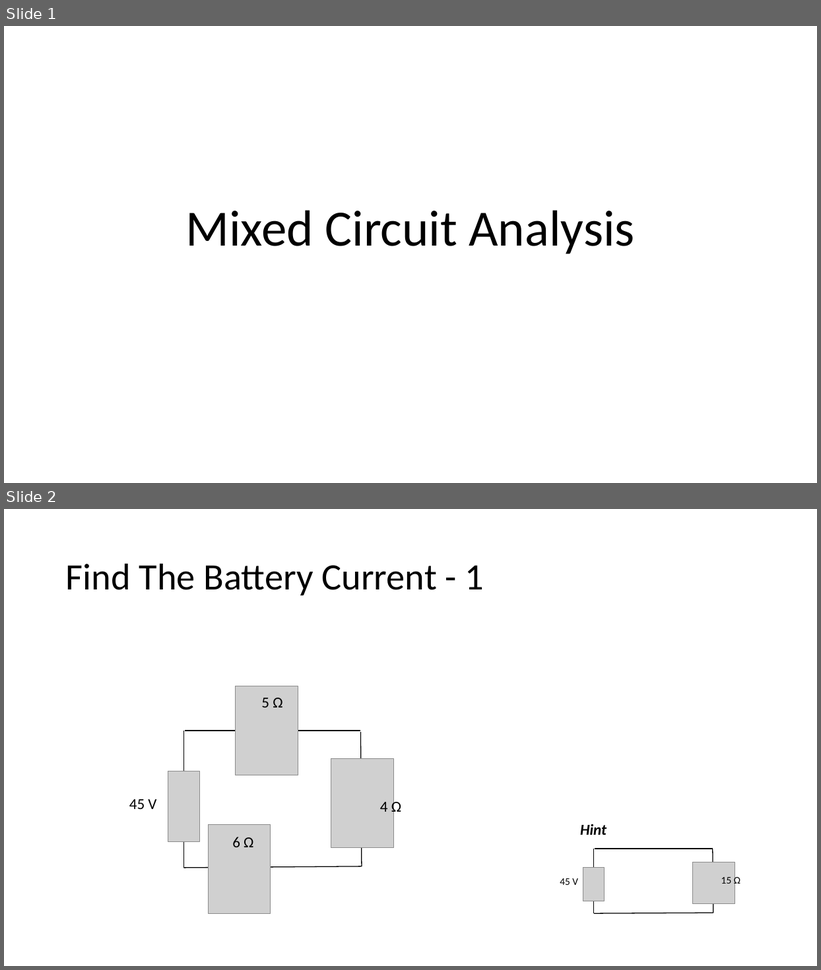
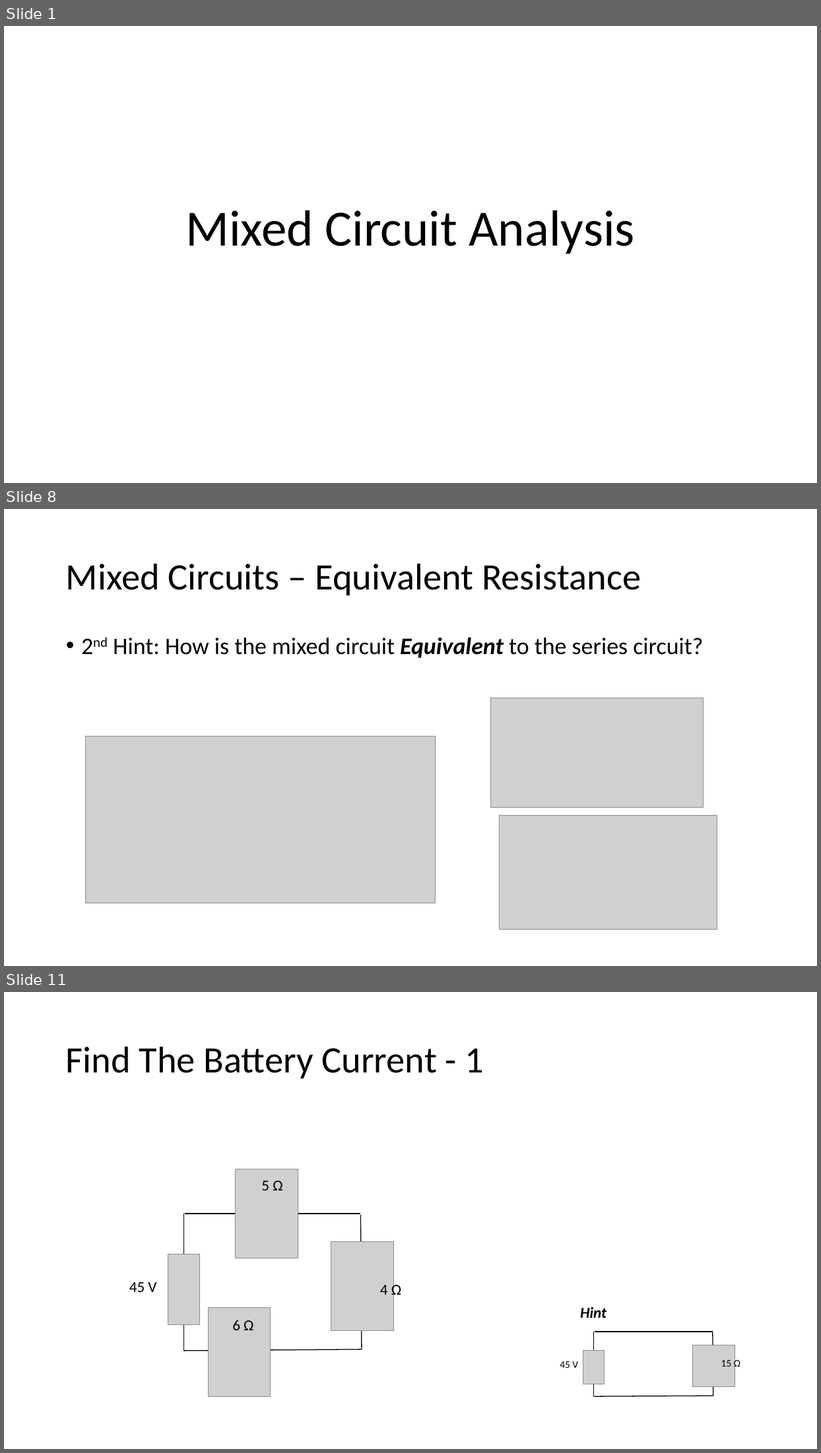
Before and after one commit to Greg5519/SPH3U0, a slide deck: Unit 2 Electricity and Magnetism/Day 05 Mixed Circuit Analysis/Mixed Circuit Analysis.pptx. Shown one above the other, each under a label of ours: slides 1 and 2 before the commit, slides 1, 8 and 11 after it; the slides between them are not shown. The pictures are 821x970 and 821x1453 pixels, drawn with LibreOffice and Linux fonts; fonts in the diff are those of the drawing; grey boxes stand for pictures. Boxes give left, top, right and bottom in pixels: in the first picture for what was removed or moved away, otherwise in the second. Text is boxed around its words. In the diff, an @@ line names an element or a change of style, - is before the commit and + after.

```diff
--- a/Unit 2 Electricity and Magnetism/Day 05 Mixed Circuit Analysis/Mixed Circuit Analysis.pptx
+++ b/Unit 2 Electricity and Magnetism/Day 05 Mixed Circuit Analysis/Mixed Circuit Analysis.pptx
@@ slide 8 added at <box>4,509,817,966</box>, background #FFFFFF @@
@@ title added at <box>66,563,641,595</box>, 44 pt, text #000000 @@
+Mixed Circuits – Equivalent Resistance
@@ text added at <box>113,637,703,658</box>, 28 pt, text #000000 @@
+• 2nd Hint: How is the mixed circuit Equivalent to the series circuit?
@@ picture added at <box>491,698,704,808</box> @@
@@ picture added at <box>86,736,435,904</box> @@
@@ picture added at <box>499,816,717,931</box> @@
@@ what was slide 2 is now slide 11 @@
```
Also in this commit, not shown: 1 slide changed, 8 other slides added, 1 other file.
